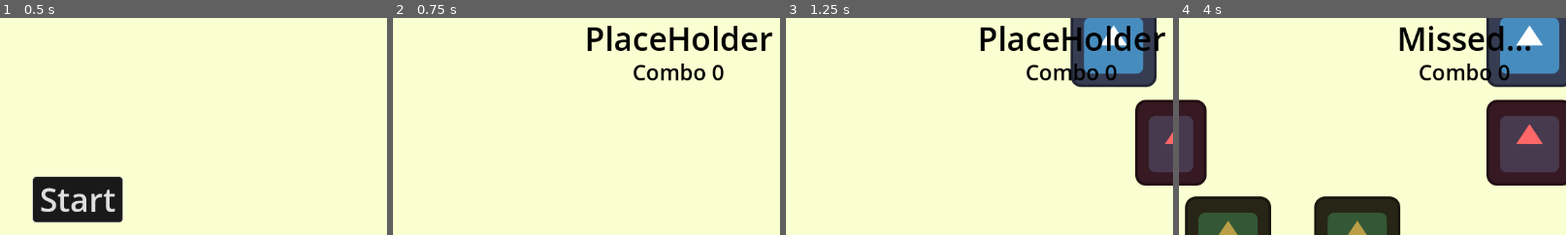
Above: before the commit, frames 1-4 (left to right).
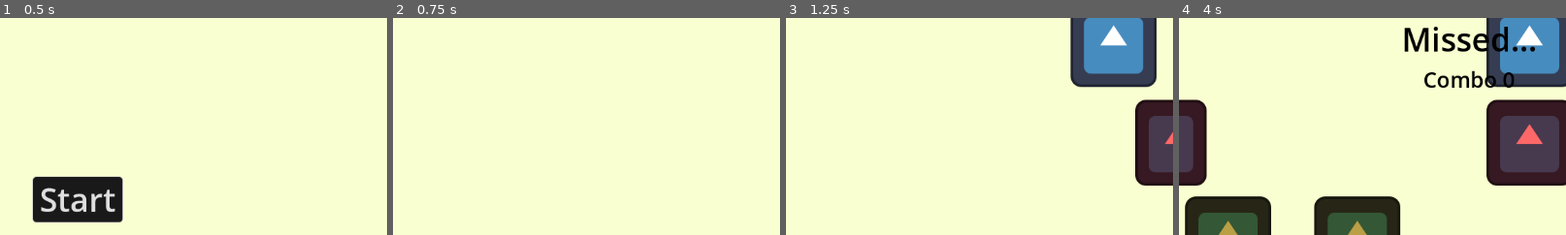
Above: after the commit, the same moments.

Repository: notfroogs/Sardine-Studio
Game: Godot game, scene res://test.tscn
Same seed, same stepped clock (60 frames per second), same inputs: the game is played once before the commit and once after it. The project has no main scene, so this scene is started directly. The engine's default icon, where the game draws it, is replaced by a stand-in: a white triangle on a blue panel in a dark square.
Inputs:
- Up to frame 1 (0.5 s): no input
- Up to frame 2 (0.75 s): click "Start" at 0.5 s
- Up to frame 3 (1.25 s): no input
- Up to frame 4 (4 s): hold V (note1_pressed) 1.28-2.03 s; tap B (note2_pressed) at 2.1 s; hold N (note3_pressed) 2.78-3.53 s; tap M (note4_pressed) at 3.6 s
The pictures show only the part of the screen within x 40-90%, y 10-59%; the shares and areas given below are measured in that part.

Frame 1 is identical in both runs. In frame 2, 3.1% of the frame differs, in the area x 50-98%, y 3-30%; in frame 3, 3.1%; in frame 4, 3.6%, in the area x 56-92%, y 3-33%.

Commit message:
Updated combo and feedbacks

Diff:
--- a/sardine-studio/rhythm.gd
+++ b/sardine-studio/rhythm.gd
@@ -32,6 +32,7 @@
 var good_count : int = 0
 var great_count : int = 0
 var prefect_count : int = 0
+var combo : int = 0
 
 @onready var scoring_container: VBoxContainer = %ScoringContainer
 @onready var combo_text: RichTextLabel = %ComboText
@@ -43,6 +44,7 @@
 		#convert the document into dictionary
 		chart = store_notes()
 		loaded_file.close()
+
 
 	note_progress = chart.duplicate()
 	#Start the timer
@@ -126,8 +128,12 @@
 			print("great: " + str(great_count))
 			print("prefect: " + str(prefect_count))
 			print("missed: " + str(missed_count))
-			await get_tree().create_timer(5.0).timeout
+			print("Max Combo: " + str(max_combo))
+			note_progress["Next"] == "Empty"
+			await get_tree().create_timer(1.0).timeout
 			Rhythm_Game_Ended.emit()
+		elif note_progress["Next"] == "Empty":
+			pass
 
 func miss_check(note) -> void:
 	if note == null:
@@ -139,6 +145,8 @@
 		audio_stream_player.play()
 		scoring_text.text = "Missed..."
 		missed_count += 1
+		combo = 0
+		combo_check()
 
 #receive input
 func _input(event: InputEvent) -> void:
@@ -183,10 +191,40 @@
 			audio_stream_player.volume_db = 0
 			audio_stream_player.pitch_scale = 1
 		#return true anyway if the note is intersect with the parent note
+		combo += 1
 		audio_stream_player.play()
+		text_animation()
 		return true
 
 	return false
 
+var tween
+#var original_position : float = 60
+
 func text_animation() -> void:
-	var tween
+	if tween:
+		tween.kill()
+		#scoring_container.position.y = original_position
+		scoring_container.scale = Vector2(1,1)
+	combo_check()
+	tween = get_tree().create_tween()
+	tween.set_trans(Tween.TRANS_QUAD)
+	#tween.parallel().tween_property(scoring_container, "position:y", 40, 0.1)
+	tween.tween_property(scoring_container, "scale", Vector2(1.2, 1.2), 0.1)
+	#tween.parallel().tween_property(scoring_container, "position:y", 60, 0.1)
+	tween.tween_property(scoring_container, "scale", Vector2(1,1), 0.1)
+
+var max_combo : int = 0
+
+func combo_check() -> void:
+	var exclamation_marks = ""
+	if combo >= 10:
+		exclamation_marks = "!!!"
+	elif combo >= 5:
+		exclamation_marks = "!!"
+	elif combo >= 2:
+		exclamation_marks = "!"
+
+	if combo > max_combo:
+		max_combo = combo
+	combo_text.text = ("Combo " + str(combo) + exclamation_marks)
--- a/sardine-studio/rhythm.gdshader
+++ b/sardine-studio/rhythm.gdshader
@@ -1,18 +1,68 @@
 shader_type canvas_item;
 
-// Allows you to control the blur amount from the editor
-uniform float blur_amount : hint_range(0.0, 5.0) = 2.0;
-
-// Access to the texture behind the object
 uniform sampler2D SCREEN_TEXTURE : hint_screen_texture, filter_linear_mipmap;
 
-void fragment() {
-    // textureLod samples the screen texture with a specific mipmap level (blur)
-    COLOR = textureLod(SCREEN_TEXTURE, SCREEN_UV, blur_amount);
+group_uniforms Color;
+uniform float brightness = 0.1;
+uniform float chromatic_shift_amount : hint_range(0.0, 1.0, 0.01) = 0.2;
+
+group_uniforms Refraction;
+uniform float bend_amount : hint_range(0.0, 1.0, 0.05) = 0.4;
+
+group_uniforms Blur;
+uniform float blur_amount : hint_range(0.0, 10.0, 0.1) = 2.0;
+
+group_uniforms Grain;
+uniform float grain_amount : hint_range(0.0, 1.0, 0.05) = 0.05;
+
+group_uniforms Light;
+uniform float curve_light_blend : hint_range(0.0, 1.0, 0.05) = 0.5;
+uniform float rim_light_blend : hint_range(0.0, 1.0, 0.05) = 0.8;
+
+/**
+Does not actually set the shadow color, but rather is used to exclude shadow color from stylebox from blurring
+**/
+uniform vec4 shadow_color : source_color;
+
+float noise(vec2 uv){
+	return fract(sin(dot(uv, vec2(9.82131, 58.234))) * 45312.1324);
 }
 
+void fragment() {
+	vec2 warp_dir = UV;
+	warp_dir.x = 1.0 - mix(mix(0.5, 1.0,pow(warp_dir.x, 8.0)), 0.0, pow(1.0 - warp_dir.x, 8.0));
+	warp_dir.y = mix(mix(0.5, 1.0,pow(warp_dir.y, 8.0)), 0.0, pow(1.0 - warp_dir.y, 8.0));
+	warp_dir = warp_dir * 2.0 - 1.0;
 
-//void light() {
-//	// Called for every pixel for every light affecting the CanvasItem.
-//	// Uncomment to replace the default light processing function with this one.
-//}
+	vec2 warp = warp_dir * pow(COLOR.a - 0.1, 2.0)*bend_amount;
+	vec2 warped_uv = SCREEN_UV / (1.0 - warp);
+
+	vec2 chromatic_shift = warp * chromatic_shift_amount;
+
+	vec4 screen = vec4(
+		textureLod(SCREEN_TEXTURE, warped_uv + chromatic_shift, blur_amount).rg,
+		textureLod(SCREEN_TEXTURE, warped_uv, blur_amount).ba
+	);
+
+	float edge_mask = COLOR.a;
+	float curve_mask = clamp((edge_mask - 0.5) / (1.0 - 0.5), 0.0, 1.0);
+	float curve_light = sin(curve_mask * PI) * edge_mask;
+	curve_light *= 1.0 - pow(length(UV),2.0);
+	curve_light = clamp(curve_light, 0.0, 1.0);
+	curve_light *= curve_light_blend;
+
+	float rim_mask = abs((UV.y + UV.x) - 1.0);
+	float rim = clamp((edge_mask - 0.9) / (1.0 - 0.9), 0.0, 1.0);
+	rim *= rim_light_blend;
+	rim *= rim_mask;
+
+	float grain = clamp(noise(SCREEN_UV), 0.0, 1.0);
+	grain = grain * 2.0 - 1.0;
+	grain = (grain * grain_amount) + 1.0;
+
+	screen *= grain;
+
+	if(COLOR.rgb != shadow_color.rgb){
+		COLOR = screen * vec4(COLOR.rgb, 1.0) + rim + curve_light + brightness;
+	}
+}
--- a/sardine-studio/rhythm.tscn
+++ b/sardine-studio/rhythm.tscn
@@ -1,14 +1,11 @@
-[gd_scene load_steps=8 format=3 uid="uid://ceb5dbeodb5xh"]
+[gd_scene load_steps=7 format=3 uid="uid://ceb5dbeodb5xh"]
 
 [ext_resource type="Script" uid="uid://db5en2l64fin2" path="res://rhythm.gd" id="1_b12pq"]
-[ext_resource type="Shader" uid="uid://badv8bqa3plon" path="res://rhythm.gdshader" id="2_iw74v"]
 [ext_resource type="Texture2D" uid="uid://bp7edp0i1do48" path="res://icon.svg" id="2_q13yt"]
 [ext_resource type="AudioStream" uid="uid://c5d5yh3tt0cqi" path="res://Golf (1).mp3" id="3_ecpmg"]
 [ext_resource type="AudioStream" uid="uid://dknuxrm7rbtev" path="res://Mr. Marc's Intro to Pop Song Structure %2B Jason Tang.ogg" id="4_ecpmg"]
 
 [sub_resource type="ShaderMaterial" id="ShaderMaterial_48mfx"]
-shader = ExtResource("2_iw74v")
-shader_parameter/blur_amount = 2.0
 
 [sub_resource type="Theme" id="Theme_b12pq"]
 
@@ -29,6 +26,7 @@
 anchor_bottom = 1.0
 grow_horizontal = 2
 grow_vertical = 2
+color = Color(1, 1, 1, 0)
 
 [node name="ColorRect" type="ColorRect" parent="Background"]
 layout_mode = 1
@@ -118,10 +116,15 @@
 unique_name_in_owner = true
 layout_mode = 1
 anchors_preset = -1
-offset_left = 693.0
-offset_top = 59.0
-offset_right = 1077.0
-offset_bottom = 170.0
+anchor_left = 0.77400005
+anchor_top = 0.279
+anchor_right = 0.77400005
+anchor_bottom = 0.279
+offset_left = -191.64807
+offset_top = -120.79201
+offset_right = 192.35193
+offset_bottom = 0.20799255
+pivot_offset = Vector2(192, 120)
 alignment = 1
 
 [node name="ScoringText" type="RichTextLabel" parent="Background/ScoringContainer"]
@@ -130,7 +133,7 @@
 size_flags_vertical = 3
 theme_override_colors/default_color = Color(0, 0, 0, 1)
 theme_override_font_sizes/normal_font_size = 48
-text = "PlaceHolder"
+fit_content = true
 scroll_active = false
 horizontal_alignment = 1
 
@@ -140,7 +143,6 @@
 layout_mode = 2
 theme_override_colors/default_color = Color(0, 0, 0, 1)
 theme_override_font_sizes/normal_font_size = 32
-text = "Combo 0"
 horizontal_alignment = 1
 
 [node name="AudioStreamPlayer" type="AudioStreamPlayer" parent="."]
--- a/sardine-studio/test.gd
+++ b/sardine-studio/test.gd
@@ -12,5 +12,10 @@
 	rhythm_game.Rhythm_Game_Ended.connect(_on_Rhythm_Game_Ended)
 
 func _on_Rhythm_Game_Ended() -> void:
-	get_node("rhythm").queue_free()
+	var rhythm_game = get_node("RhythmLayer/rhythm")
+	#var tween = get_tree().create_tween()
+	#tween.tween_property(rhythm_game, "modulate", Color(34,34,34), 0.6)
+
+	await get_tree().create_timer(5.0).timeout
+	rhythm_game.queue_free()
 	button.visible = true
--- /dev/null
+++ b/sardine-studio/test.gdshader
@@ -0,0 +1,9 @@
+shader_type canvas_item;
+uniform sampler2D SCREEN_TEXTURE : hint_screen_texture, filter_linear_mipmap;
+
+uniform float lod: hint_range(0.0, 5) = 0.0;
+
+void fragment(){
+	vec4 color = texture(SCREEN_TEXTURE, SCREEN_UV, lod);
+	COLOR = color;
+}
--- a/sardine-studio/test.tscn
+++ b/sardine-studio/test.tscn
@@ -54,4 +54,61 @@
 theme = SubResource("Theme_37kl0")
 text = "Start"
 
+[node name="Labels" type="Node" parent="RhythmLayer"]
+
+[node name="Label" type="Label" parent="RhythmLayer/Labels"]
+visible = false
+offset_left = 88.0
+offset_top = 85.0
+offset_right = 237.0
+offset_bottom = 152.0
+theme_override_colors/font_color = Color(0, 0, 0, 1)
+theme_override_font_sizes/font_size = 48
+text = "Good: "
+horizontal_alignment = 1
+
+[node name="Label2" type="Label" parent="RhythmLayer/Labels"]
+visible = false
+offset_left = 92.0
+offset_top = 168.0
+offset_right = 247.0
+offset_bottom = 235.0
+theme_override_colors/font_color = Color(0, 0, 0, 1)
+theme_override_font_sizes/font_size = 48
+text = "Great: "
+horizontal_alignment = 1
+
+[node name="Label3" type="Label" parent="RhythmLayer/Labels"]
+visible = false
+offset_left = 96.0
+offset_top = 266.0
+offset_right = 275.0
+offset_bottom = 333.0
+theme_override_colors/font_color = Color(0, 0, 0, 1)
+theme_override_font_sizes/font_size = 48
+text = "Prefect:"
+horizontal_alignment = 1
+
+[node name="Label4" type="Label" parent="RhythmLayer/Labels"]
+visible = false
+offset_left = 97.0
+offset_top = 352.0
+offset_right = 272.0
+offset_bottom = 419.0
+theme_override_colors/font_color = Color(0, 0, 0, 1)
+theme_override_font_sizes/font_size = 48
+text = "Missed:"
+horizontal_alignment = 1
+
+[node name="Label5" type="Label" parent="RhythmLayer/Labels"]
+visible = false
+offset_left = 92.0
+offset_top = 432.0
+offset_right = 382.0
+offset_bottom = 499.0
+theme_override_colors/font_color = Color(0, 0, 0, 1)
+theme_override_font_sizes/font_size = 48
+text = "Max Combo:"
+horizontal_alignment = 1
+
 [connection signal="button_down" from="RhythmLayer/Button" to="." method="_on_button_button_down"]
Not shown, added: sardine-studio/test.gdshader.uid
